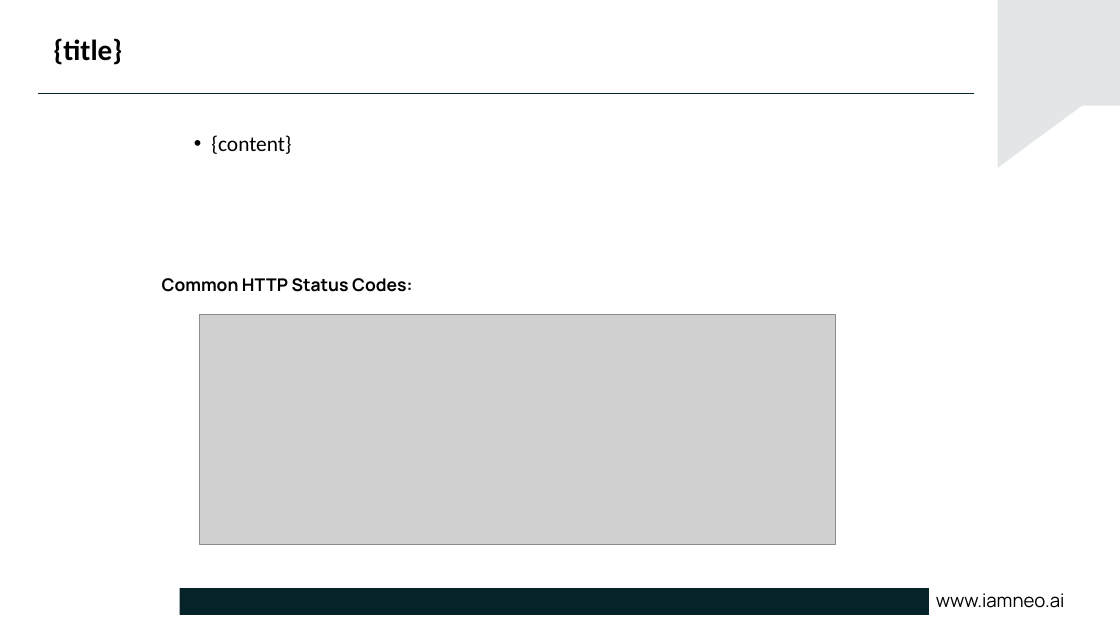
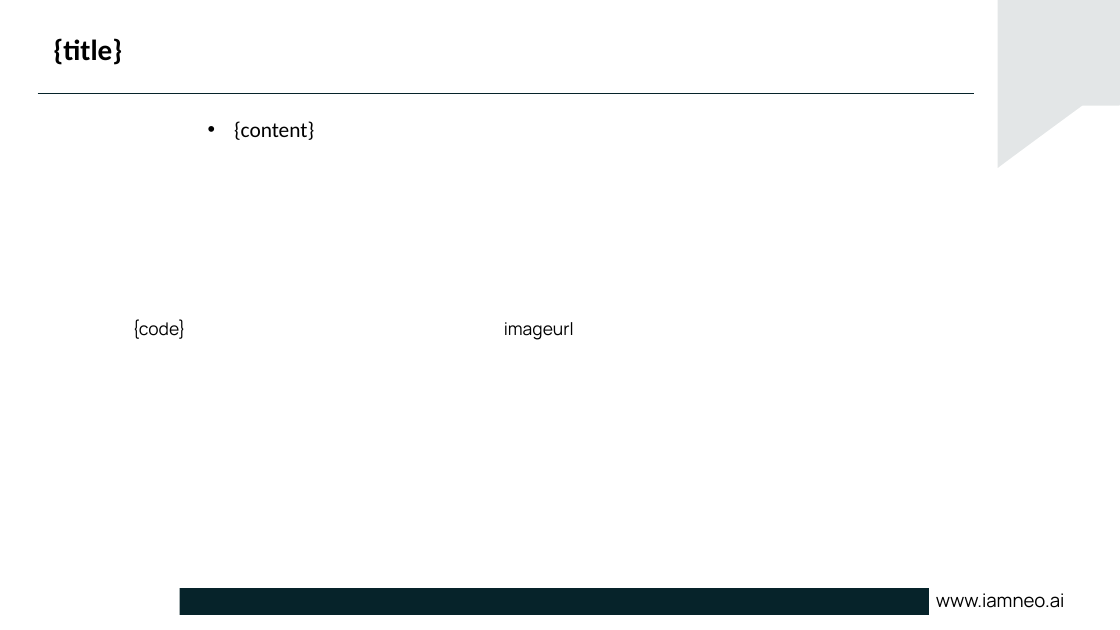
Before and after one commit to DivakarSathees/PptxGenerator-python, a slide deck: slide 6 of temp.pptx. Drawn at 1120x630 pixels with LibreOffice and Linux fonts; fonts in the diff are those of the drawing; grey boxes stand for pictures; background and template pictures are left out. Boxes give left, top, right and bottom in pixels: in the first picture for what was removed or moved away, otherwise in the second. Text is boxed around its words. In the diff, an @@ line names an element or a change of style, - is before the commit and + after.

```diff
--- a/temp.pptx
+++ b/temp.pptx
@@ text "{content}" moved from (x1=211, y1=135, x2=291, y2=154) to (x1=234, y1=121, x2=314, y2=140) @@
@@ text "{content}" at (x1=234, y1=121, x2=314, y2=140): indent changed @@
@@ table removed at (x1=0, y1=299, x2=658, y2=366), 1 rows, 1 columns @@
-
@@ text removed at (x1=162, y1=278, x2=412, y2=292) @@
-Common HTTP Status Codes:
@@ text added at (x1=132, y1=319, x2=186, y2=339), 18 pt, text #000000 @@
+{code}
@@ picture removed at (x1=200, y1=315, x2=835, y2=545) @@
@@ text added at (x1=504, y1=322, x2=574, y2=340), 18 pt, text #000000 @@
+imageurl
```
Also in this commit, not shown: 10 other slides changed, 13 other files.
